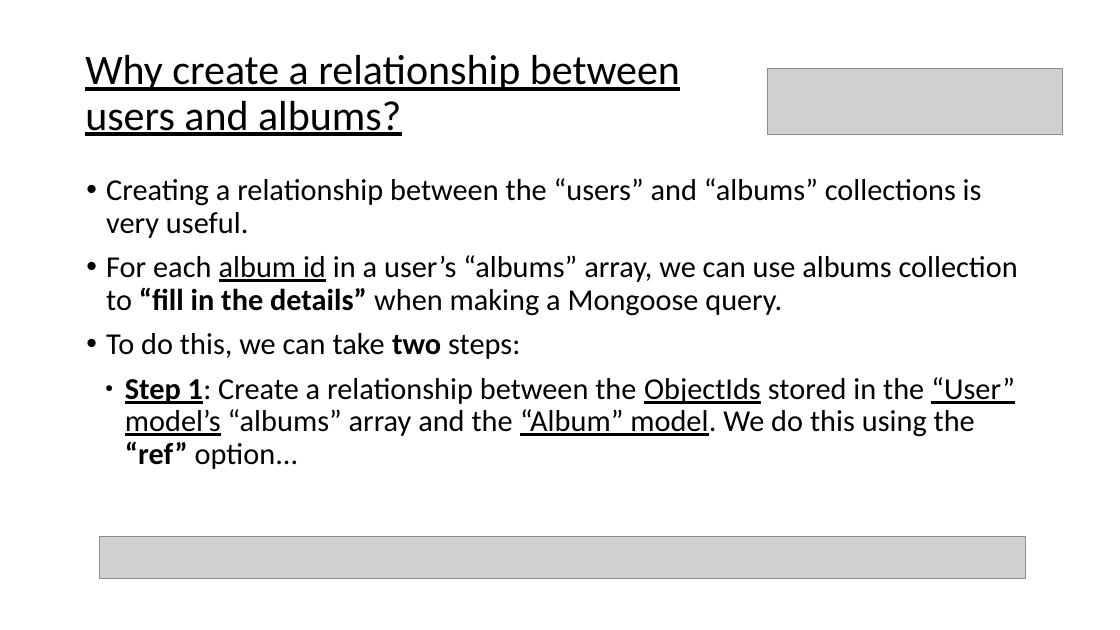
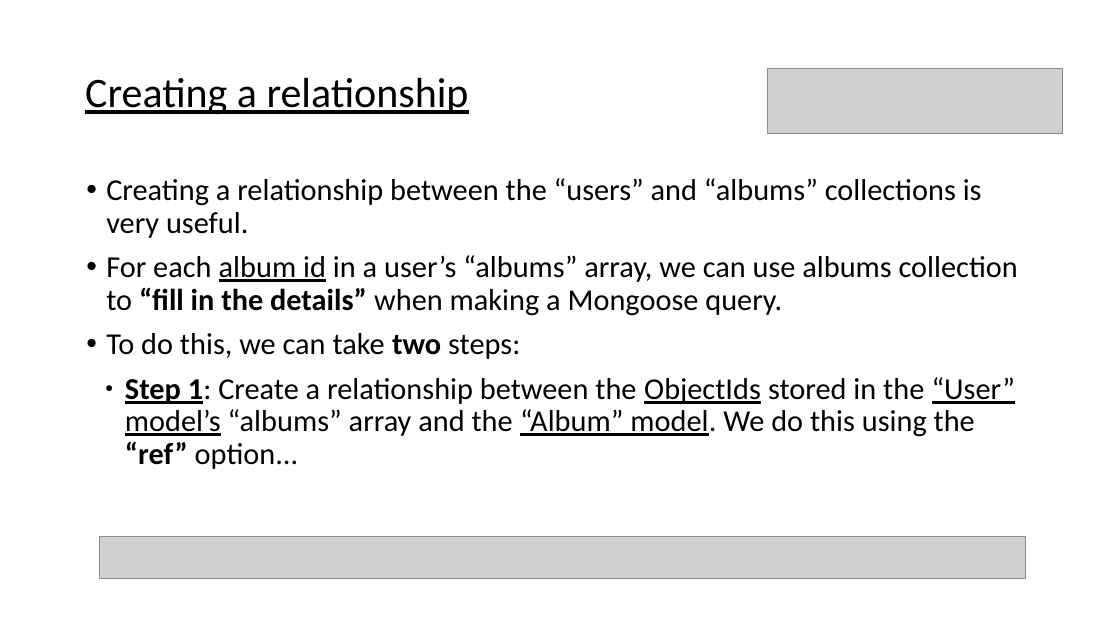
Before and after one commit to E08-2/live-session_backend_population, a slide deck: slide 7 of Notes/backend_population.pptx. Drawn at 1120x630 pixels with LibreOffice and Linux fonts; fonts in the diff are those of the drawing; grey boxes stand for pictures. Boxes give left, top, right and bottom in pixels: in the first picture for what was removed or moved away, otherwise in the second. Text is boxed around its words. In the diff, an @@ line names an element or a change of style, - is before the commit and + after.

```diff
--- a/Notes/backend_population.pptx
+++ b/Notes/backend_population.pptx
@@ text at [85,78,469,115]: text changed @@
-Why create a relationship between users and albums?
+Creating a relationship
```
Also in this commit, not shown: 3 other slides changed, 30 other files.
